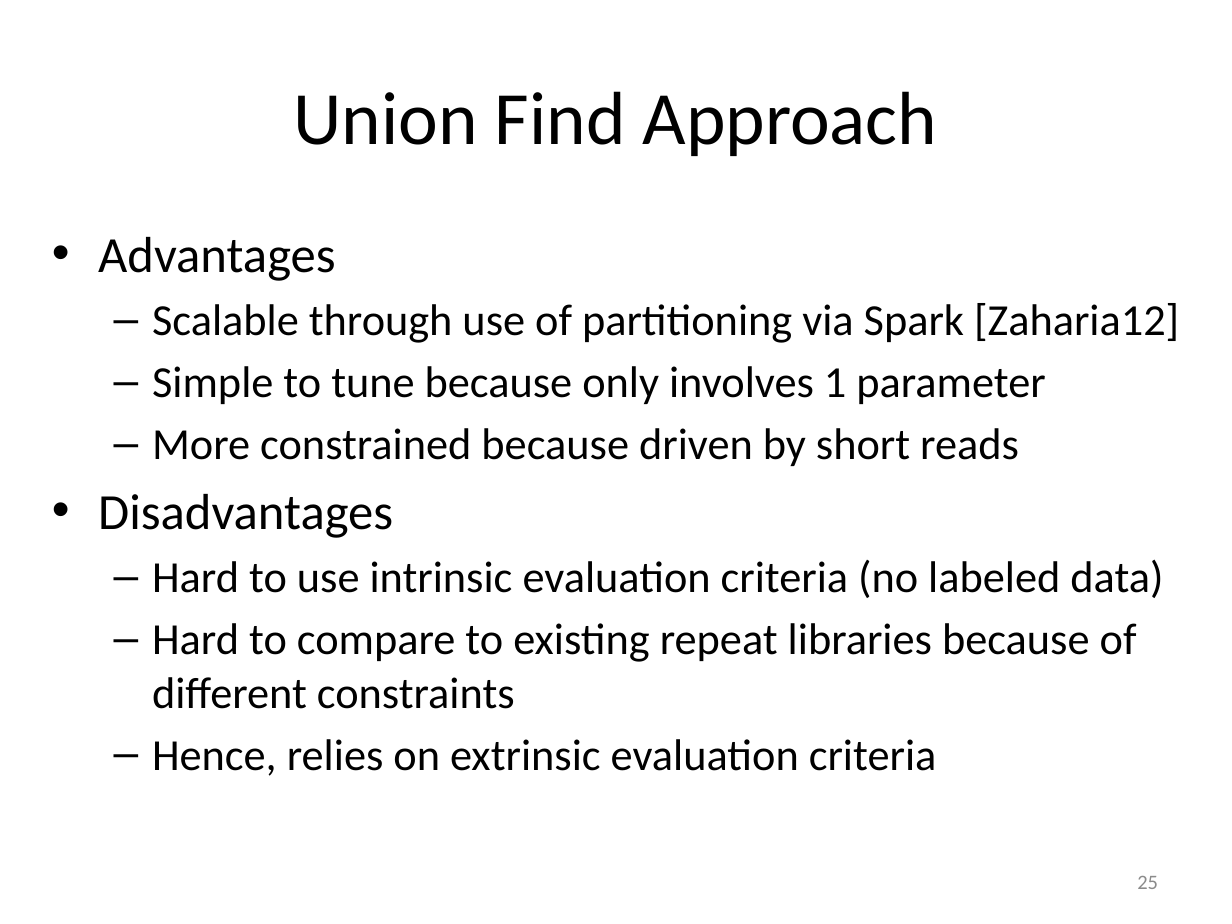
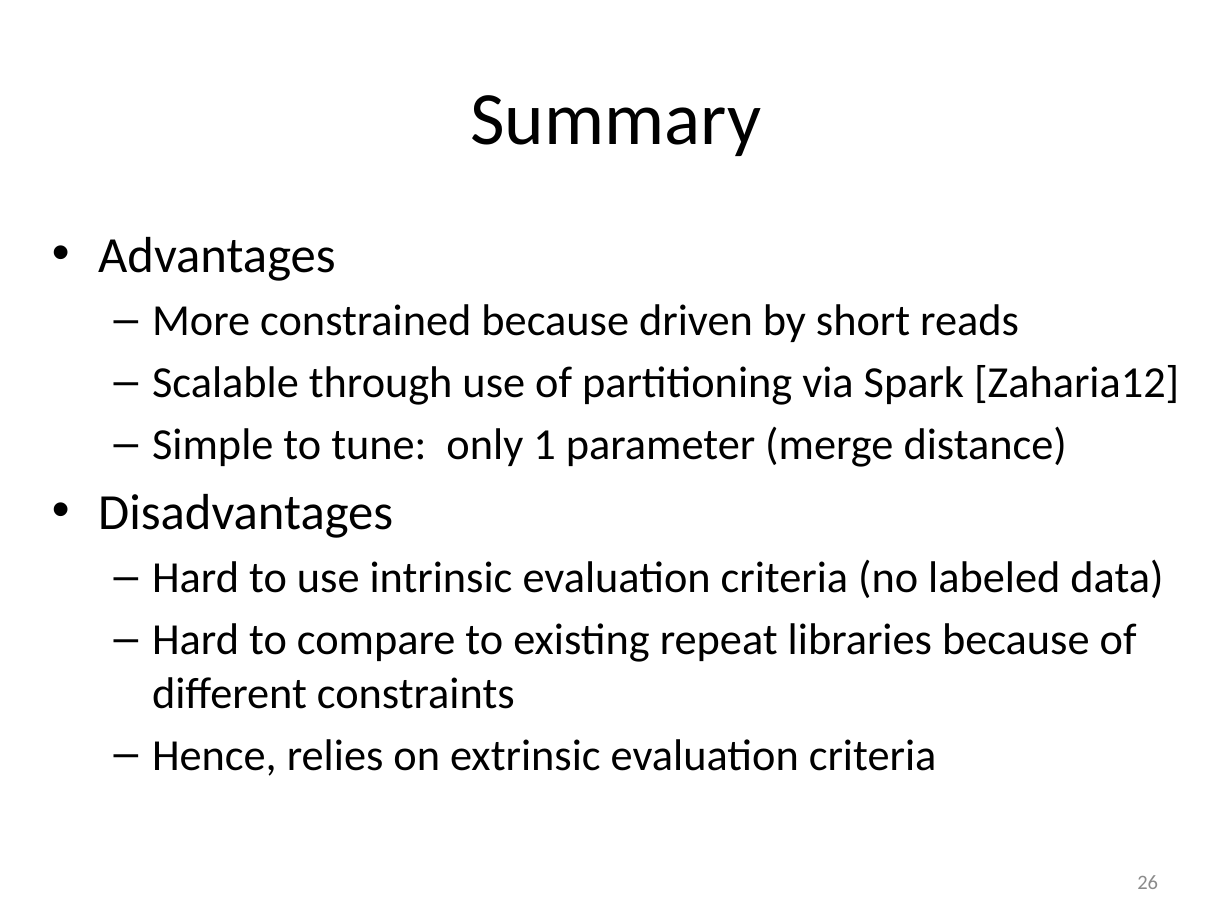
Before and after one commit to kristalcurtis/quals, a slide deck: slide 27 of slides/11.26.12 Quals (v2a).pptx (slide 26 before the commit). Drawn at 1232x924 pixels with LibreOffice and Linux fonts; fonts in the diff are those of the drawing. Boxes give left, top, right and bottom in pixels: in the first picture for what was removed or moved away, otherwise in the second. Text is boxed around its words. In the diff, an @@ line names an element or a change of style, - is before the commit and + after.

```diff
--- a/slides/11.26.12 Quals (v2a).pptx
+++ b/slides/11.26.12 Quals (v2a).pptx
@@ title at [470, 95, 761, 156]: text changed @@
-Union Find Approach
+Summary
@@ text at [152, 304, 1019, 342]: paragraph added @@
+  – More constrained because driven by short reads
@@ text at [152, 426, 1067, 467]: text changed @@
-  – Simple to tune because only involves 1 parameter
-  – More constrained because driven by short reads
+  – Simple to tune: only 1 parameter (merge distance)
@@ page number at [1137, 875, 1158, 889]: text changed @@
-25
+26
```
Also in this commit, not shown: 11 other slides changed, 1 slide added.
